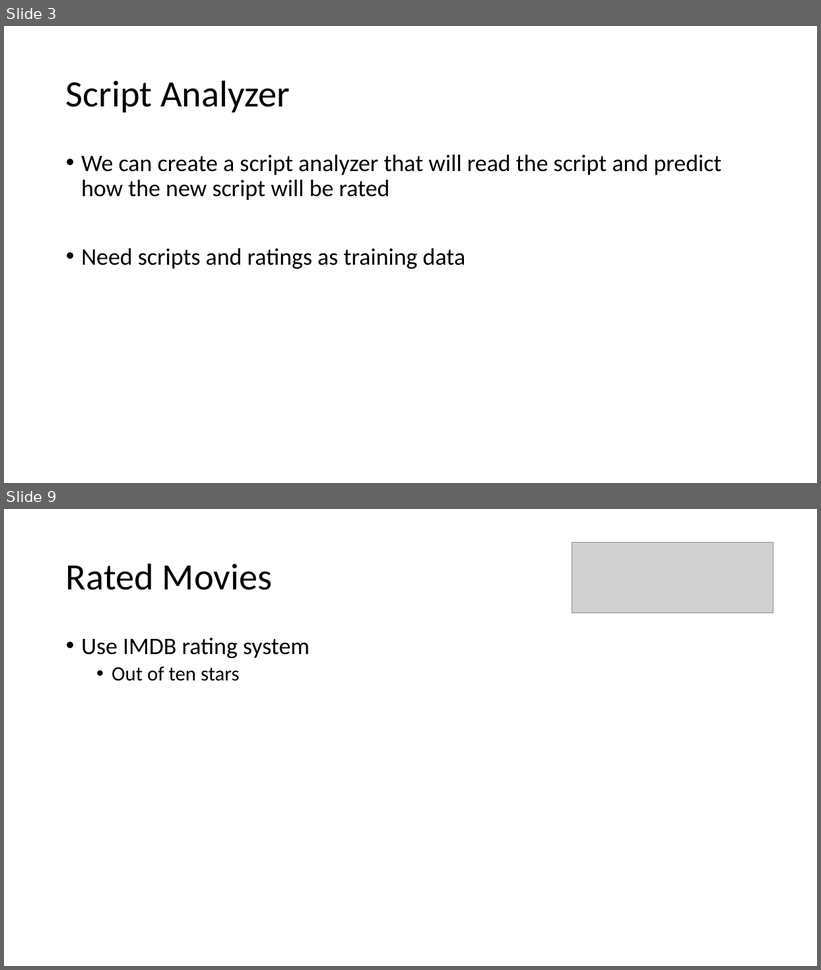
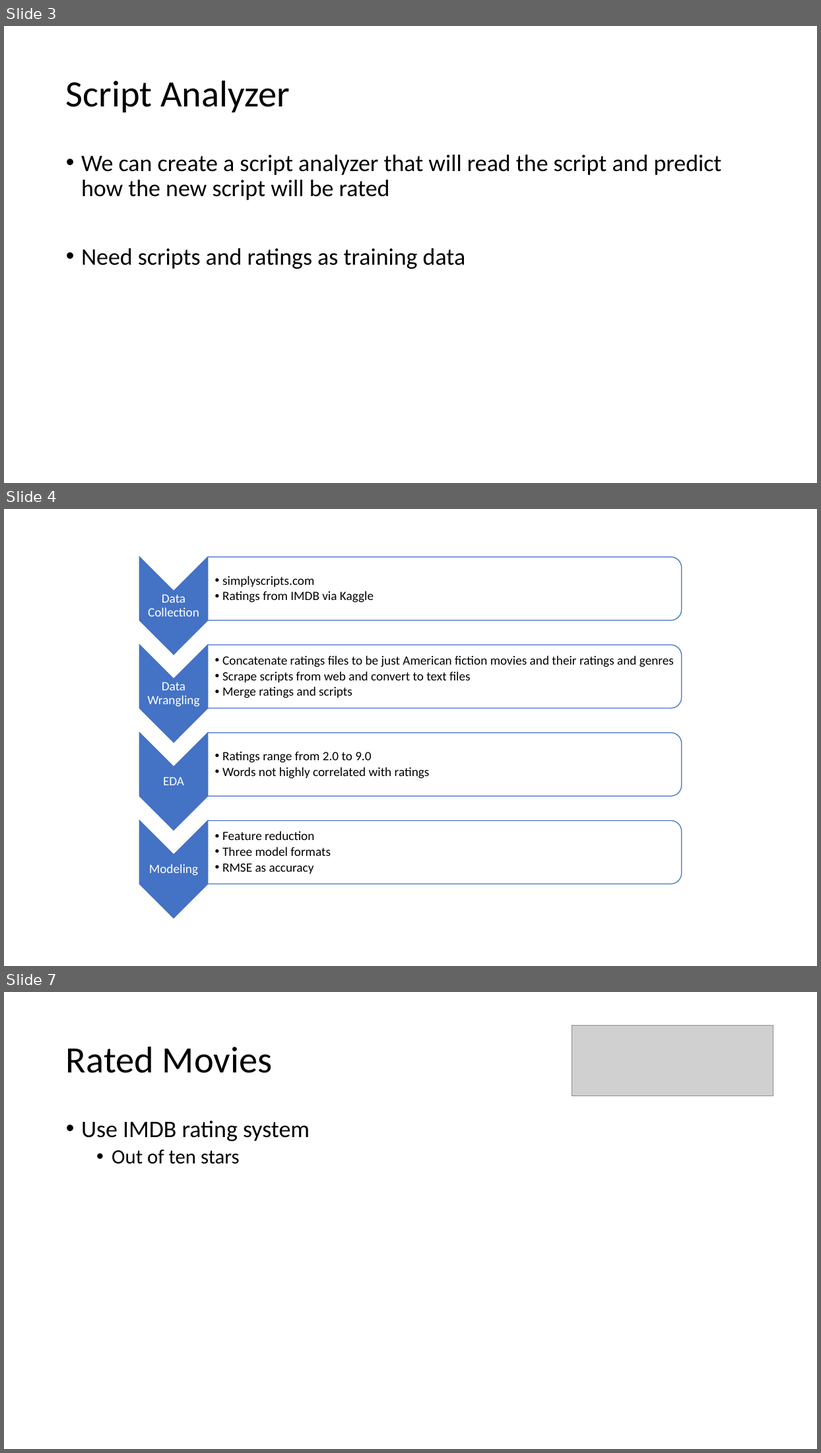
Before and after one commit to cda913/Capstone, a slide deck: AitkinCapstonePresentation.pptx. Shown one above the other, each under a label of ours: slides 3 and 9 before the commit, slides 3, 4 and 7 after it; the slides between them are not shown. The pictures are 821x970 and 821x1453 pixels, drawn with LibreOffice and Linux fonts; fonts in the diff are those of the drawing; grey boxes stand for pictures. Boxes give left, top, right and bottom in pixels: in the first picture for what was removed or moved away, otherwise in the second. Text is boxed around its words. In the diff, an @@ line names an element or a change of style, - is before the commit and + after.

```diff
--- a/AitkinCapstonePresentation.pptx
+++ b/AitkinCapstonePresentation.pptx
@@ slide 4 added at <box>4,509,817,966</box>, background #FFFFFF @@
@@ group added at <box>139,557,682,918</box>: 8 texts, 4 chevrons, 4 round same rects @@
+Data Collection
+  • simplyscripts.com
+  • Ratings from IMDB via Kaggle
+Data Wrangling
+  • Concatenate ratings files to be just American fiction movies and their ratings and genres
+  • Scrape scripts from web and convert to text files
+  • Merge ratings and scripts
+EDA
+  • Ratings range from 2.0 to 9.0
+  • Words not highly correlated with ratings
+Modeling
+  • Feature reduction
+  • Three model formats
+  • RMSE as accuracy
@@ what was slide 9 is now slide 7 @@
```
Also in this commit, not shown: 2 slides changed, 2 other slides added, 5 slides removed.
